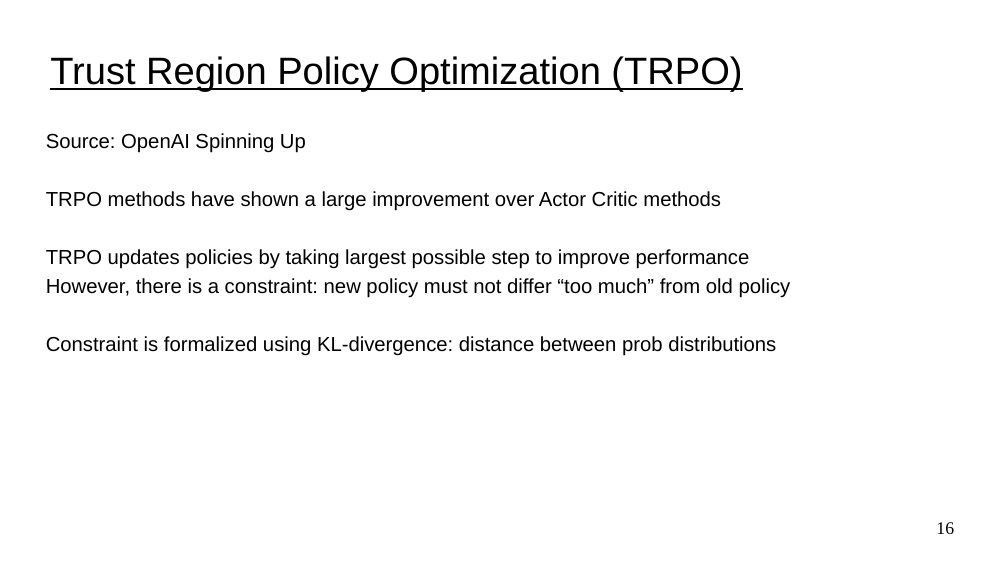
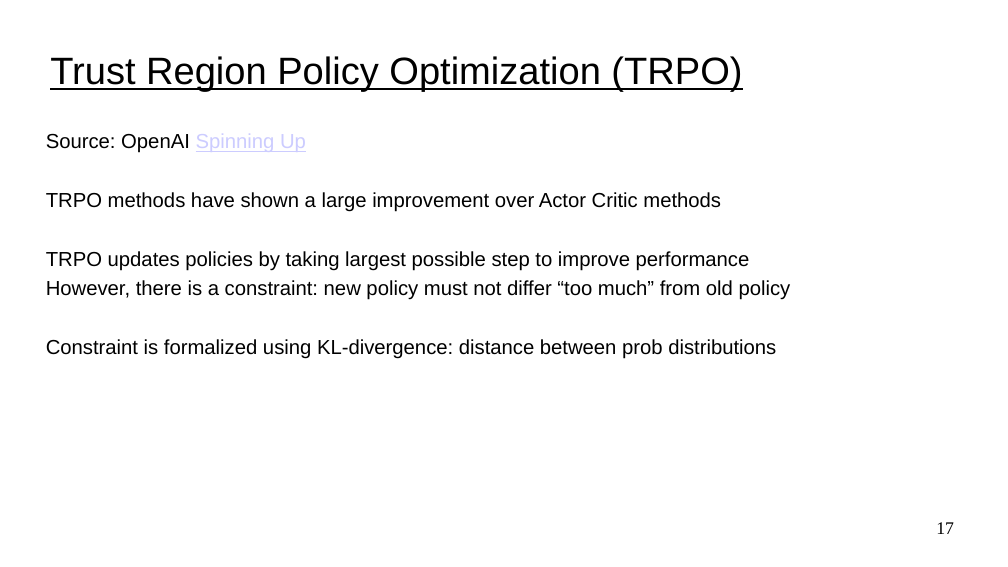
Before and after one commit to UVADS/reinforcement_learning, a slide deck: slide 17 of 08_policy_gradients_extensions/policy_gradients_extensions.ppt (slide 16 before the commit). Drawn at 1008x567 pixels with LibreOffice and Linux fonts; fonts in the diff are those of the drawing. Boxes give left, top, right and bottom in pixels: in the first picture for what was removed or moved away, otherwise in the second. Text is boxed around its words. In the diff, an @@ line names an element or a change of style, - is before the commit and + after.

```diff
--- a/08_policy_gradients_extensions/policy_gradients_extensions.ppt
+++ b/08_policy_gradients_extensions/policy_gradients_extensions.ppt
@@ text "Source: OpenAI Spinning Up" at (x1=46, y1=134, x2=791, y2=359): text colour #000000 to #CCCCFF, underline on in "Spinning Up" @@
@@ page number at (x1=936, y1=522, x2=954, y2=534): text changed @@
-16
+17
```
Also in this commit, not shown: 2 other slides changed, 6 slides added, 4 other files.
